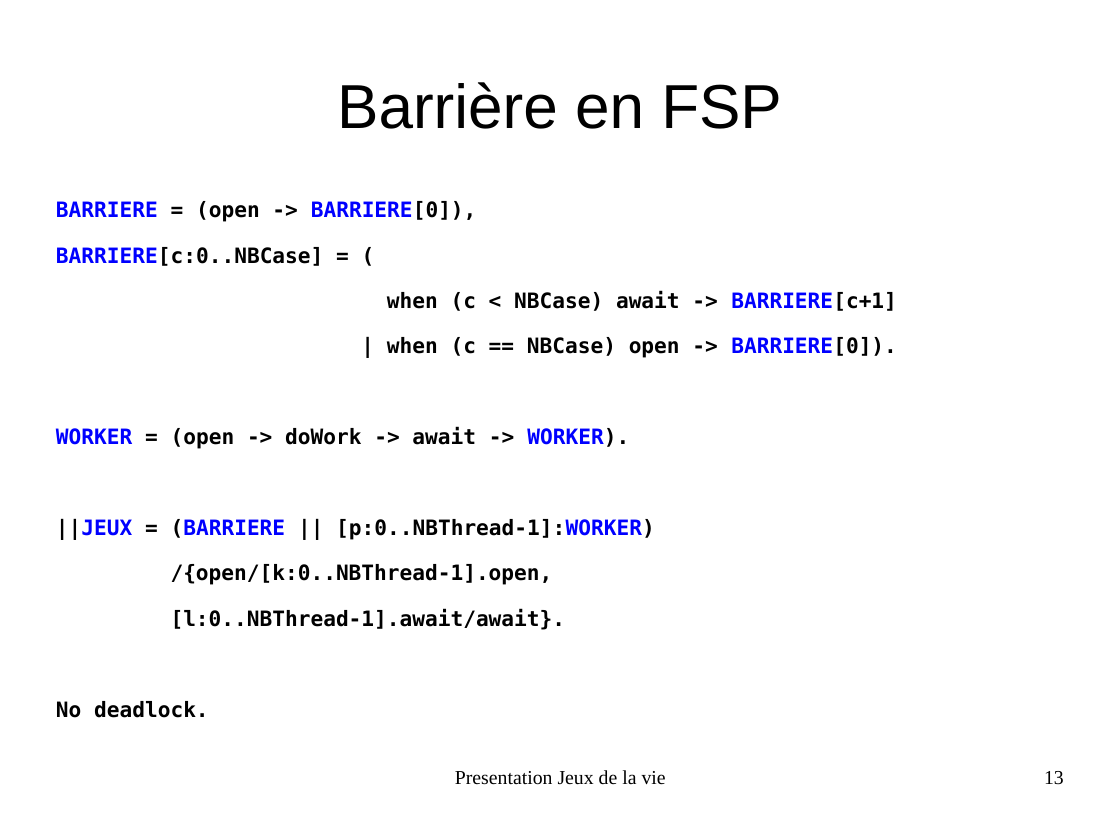
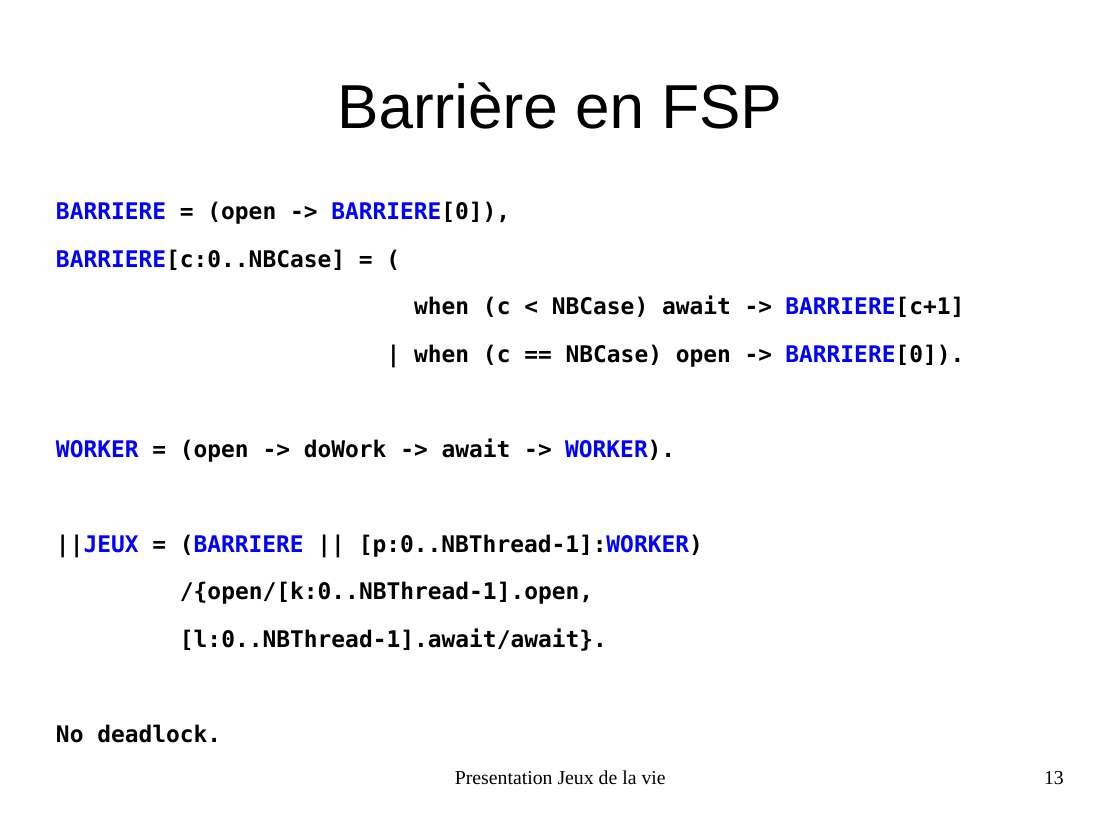
Before and after one commit to FabienInspiron/lifegame, a slide deck: slide 13 of Rapport/Presentation.odp. Drawn at 1120x840 pixels with LibreOffice and Linux fonts; fonts in the diff are those of the drawing. Boxes give left, top, right and bottom in pixels: in the first picture for what was removed or moved away, otherwise in the second. Text is boxed around its words. In the diff, an @@ line names an element or a change of style, - is before the commit and + after.

```diff
--- a/Rapport/Presentation.odp
+++ b/Rapport/Presentation.odp
@@ text "BARRIERE = (open -> BARRIERE[0])," at (56, 201, 964, 651): size 15 to 16.2 pt @@
```
Also in this commit, not shown: 3 other files.
